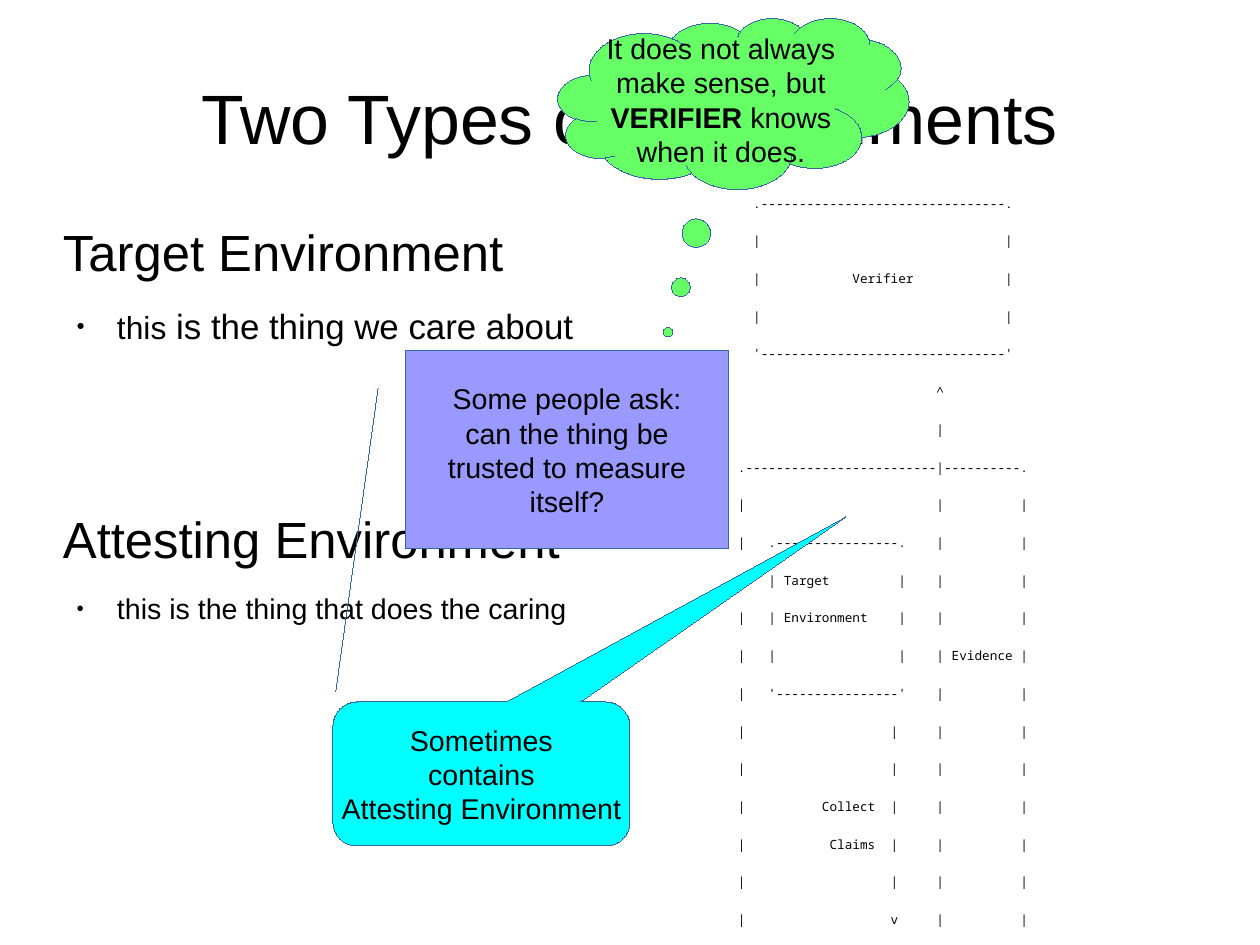
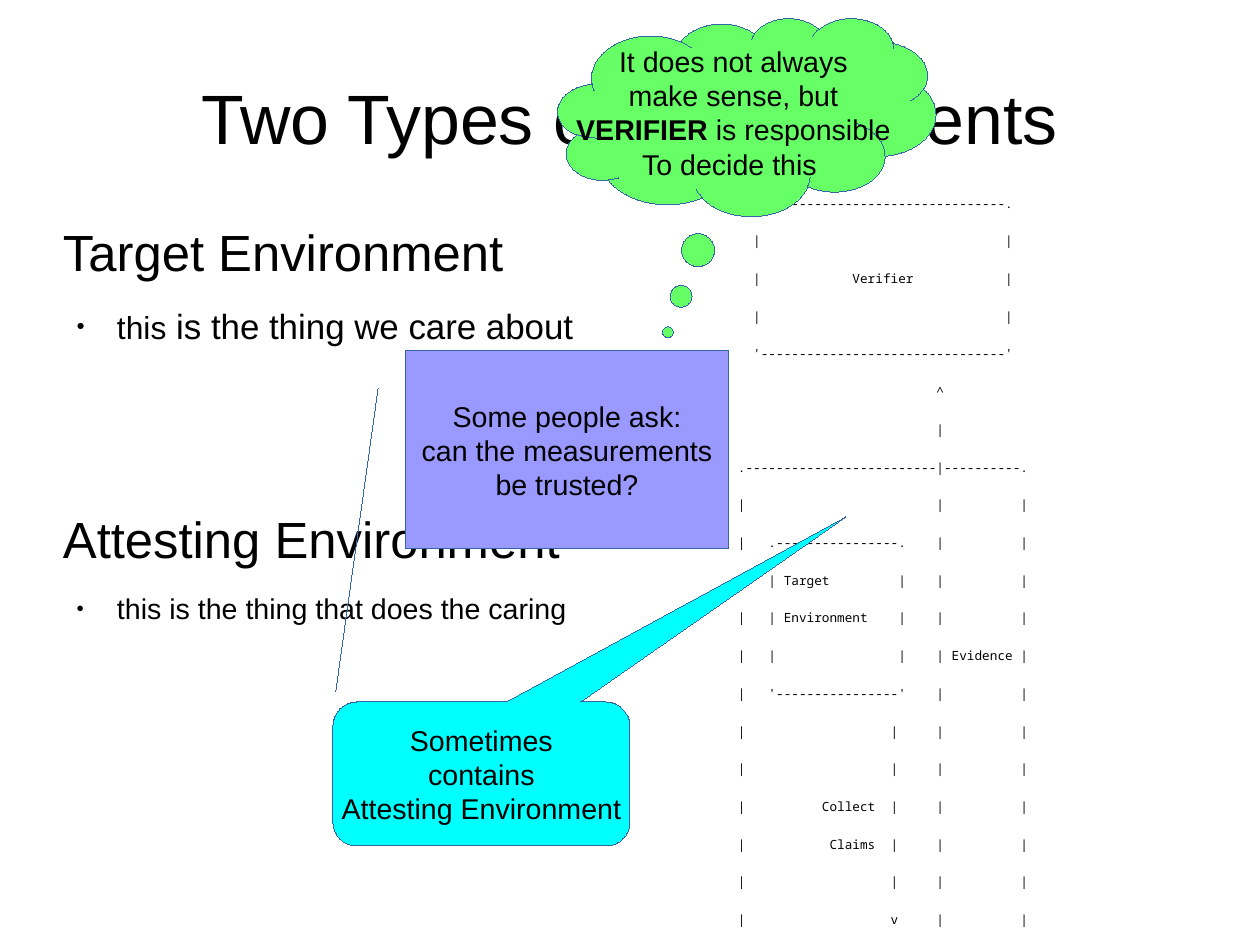
Before and after one commit to ietf-rats-wg/architecture, a slide deck: slide 7 of presentations/2020-ietf107-architecture.odp. Drawn at 1260x945 pixels with LibreOffice and Linux fonts; fonts in the diff are those of the drawing. Boxes give left, top, right and bottom in pixels: in the first picture for what was removed or moved away, otherwise in the second. Text is boxed around its words. In the diff, an @@ line names an element or a change of style, - is before the commit and + after.

```diff
--- a/presentations/2020-ietf107-architecture.odp
+++ b/presentations/2020-ietf107-architecture.odp
@@ thought cloud "It does not always": place and size @@
-thought cloud "It does not always" at [558,18,909,190]
+thought cloud "It does not always" at [558,18,936,216]
@@ thought cloud "It does not always" at [558,18,936,216]: proportions changed @@
@@ text in thought cloud at [576,119,890,180]: text changed @@
-VERIFIER knows
-when it does.
+VERIFIER is responsible
+To decide this
@@ text in border callout at [422,440,712,496]: text changed @@
-can the thing be
-trusted to measure
-itself?
+can the measurements
+be trusted?
```
Also in this commit, not shown: 7 other slides changed, 2 slides added.
